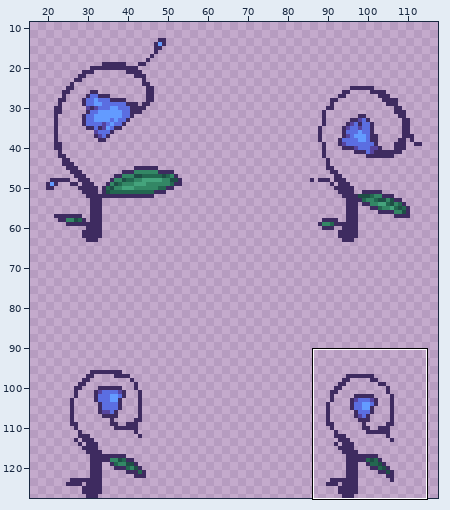
One commit to this sprite sheet: Duality2.0 - Copy/Assets/graphics/flower_die.png. The picture above shows the old version from afar; the outline marks the close-up.
Close-up. First the earlier version:
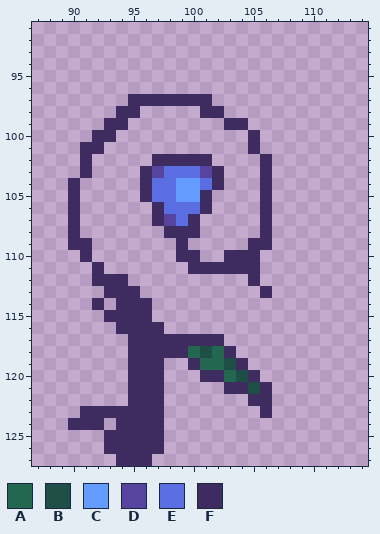
The file is 128x128 pixels. Shown: x 87..114, y 91..127. The wide view leaves out empty margins. The commit also changed other parts of the picture, which this record leaves out.
Palette (. is transparent): A #236750  B #1e4e46  C #639bff  D #56449f  E #5b6ee1  F #3e2b60
Pixels before, first column x 90:
 97 .....FFFFFFF.....
 98 ....FF.....FF....
 99 ...FF........FF..
100 ..FF...........F.
101 .FF............F.
102 .F.....FFFFF....F
103 .F....FDEEEDF...F
104 F.....FEECCEF...F
105 F.....FEECCF....F
106 F......FEEEF....F
107 F......FDEF.....F
108 F.......FFF.....F
109 FF.......F.....FF
110 .F.......FF..FFF.
111 ..F.......FFFFFF.
112 ..FFF..........F.
113 ...FFF..........F
114 ..F.FFF..........
115 ...FFFF..........
116 ....FFFF.........
117 .....FFFFFFFF....
118 .....FFFFFABAF...
119 .....FFF..FAABF..
120 .....FFF...FFABF.
121 .....FFF.....FFBF
122 .....FFF.......FF
123 .FFFFFFF........F
124 FFF.FFFF.........
125 ...FFFFF.........
126 ...FFFFF.........
127 ....FFF..........
And afterwards:
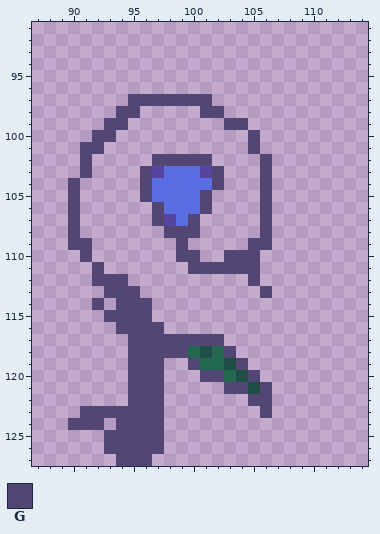
Colours new in this view: G #524675
Diff:
Changed rows in their new state; - is an unchanged pixel.
first column x 90:
 97 -----GGGGGGG-----
 98 ----GG-----GG----
 99 ---GG--------GG--
100 --GG-----------G-
101 -GG------------G-
102 -G-----GGGGG----G
103 -G----G-----G---G
104 G-----G--EE-G---G
105 G-----G--EEG----G
106 G------G---G----G
107 G------G--G-----G
108 G-------GGG-----G
109 GG-------G-----GG
110 -G-------GG--GGG-
111 --G-------GGGGGG-
112 --GGG----------G-
113 ---GGG----------G
114 --G-GGG----------
115 ---GGGG----------
116 ----GGGG---------
117 -----GGGGGGGG----
118 -----GGGGG---G---
119 -----GGG--G---G--
120 -----GGG---GG--G-
121 -----GGG-----GG-G
122 -----GGG-------GG
123 -GGGGGGG--------G
124 GGG-GGGG---------
125 ---GGGGG---------
126 ---GGGGG---------
127 ----GGG----------
Pixel boxes of the changes (left, top, right, bottom) in both close-ups:
changed: (68, 94, 272, 466)
